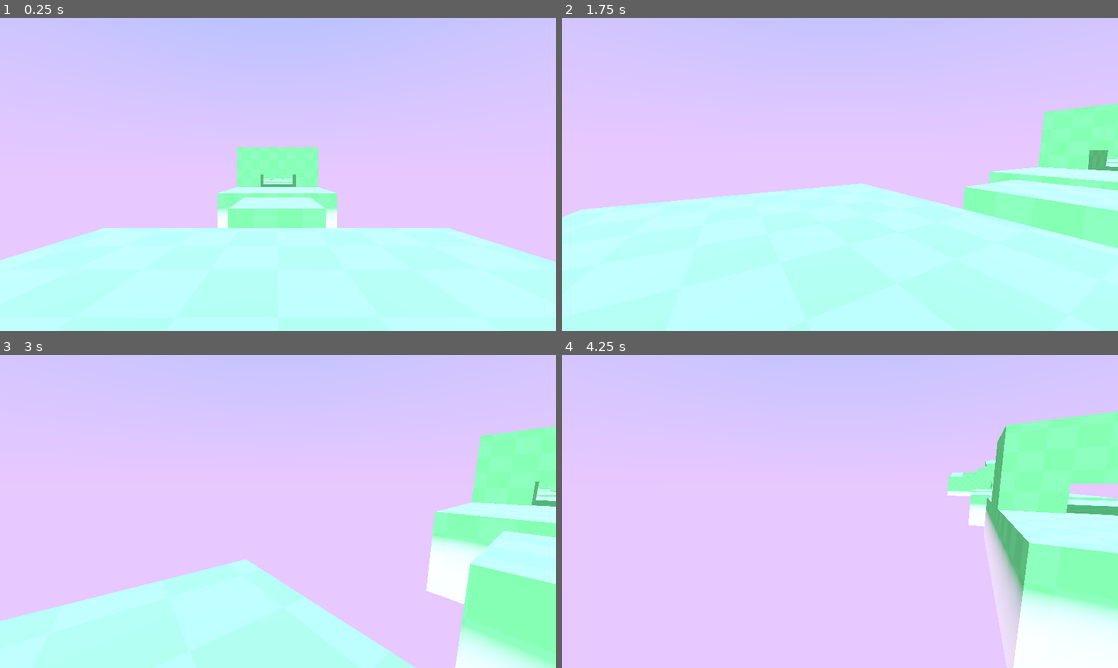
Above: before the commit, frames 1-4 (two rows, left to right).
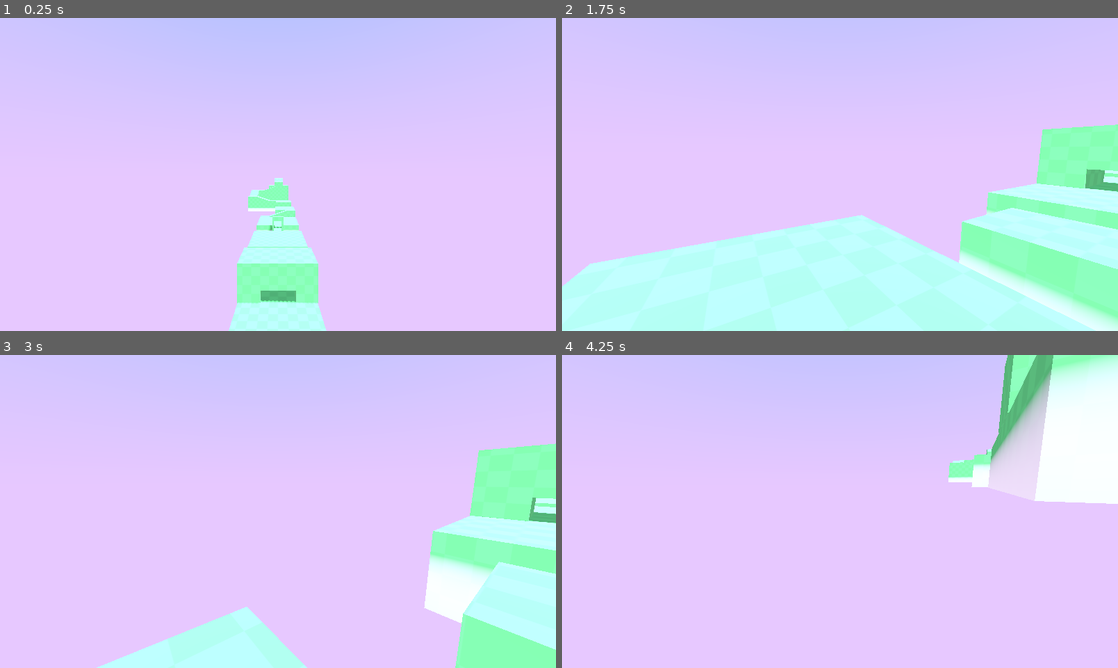
Above: after the commit, the same moments.

Repository: iguessfive/learn-3d-gamedev-from-zero-with-godot-4
Game: Godot game, scene res://game.tscn
The game is run twice, just before and just after one commit, with the same random seed, the same clock (stepped at 60 frames per second) and the same inputs.
Inputs (mouse positions are in pixels of both pictures, inside the frame that each line leads up to):
- Up to frame 1 (0.25 s): no input
- Up to frame 2 (1.75 s): tap Enter at 0.5 s; move the mouse to (962, 158) at 0.52 s; hold D (move_right) 0.53-1.28 s; tap Space (jump, bound only after the commit) at 0.6, 0.77, 1.07, 1.52, 1.55 s; click (962, 158) at 0.67 s; move the mouse to (812, 174) at 1.27 s; hold W (move_up) from 1.28 s (still down); tap Shift (sprint) at 1.35 s
- Up to frame 3 (3 s): keep holding W (move_up); tap Space (jump, bound only after the commit) at 1.82, 2.3, 2.85 s; move the mouse to (289, 505) at 2.02 s; tap Z at 2.1 s; move the mouse to (272, 517) at 2.77 s; click (272, 517) at 2.92 s
- Up to frame 4 (4.25 s): keep holding W (move_up); tap Space (jump, bound only after the commit) at 3.02, 3.32, 3.77, 3.8, 4.07 s; move the mouse to (878, 514) at 3.52 s; hold Shift (sprint) from 3.53 s (still down)

The runs differ from the first frame. In frame 1, 33% of the frame differs, in the area x 0-100%, y 41-100%; in frame 2, 19%; in frame 3, 22%; in frame 4, 22%.

Commit message:
completed module 5 lesson 4

Diff:
--- a/M05.turn_on_lights_workbook/game.tscn
+++ b/M05.turn_on_lights_workbook/game.tscn
@@ -50,3 +50,4 @@
 unique_name_in_owner = true
 
 [node name="Player" parent="." instance=ExtResource("3_1gsp7")]
+transform = Transform3D(1, 0, 0, 0, 1, 0, 0, 0, 1, 0, 13.5395, 0)
--- a/M05.turn_on_lights_workbook/lesson/Player.tscn
+++ b/M05.turn_on_lights_workbook/lesson/Player.tscn
@@ -13,6 +13,7 @@
 shape = SubResource("CylinderShape3D_dgs58")
 
 [node name="Neck" type="Node3D" parent="."]
+unique_name_in_owner = true
 
 [node name="Camera3D" type="Camera3D" parent="Neck"]
 unique_name_in_owner = true
--- a/M05.turn_on_lights_workbook/lesson/player_fps_controller.gd
+++ b/M05.turn_on_lights_workbook/lesson/player_fps_controller.gd
@@ -10,7 +10,14 @@
 @export_range(1.0, 100.0, 0.1) var acceleration_sprint := 25.0
 @export_range(1.0, 100.0, 0.1) var deceleration := 12.0
 
+@export_category("Air Movement")
+@export_range(1.0, 50.0, 0.1) var gravity := 17.0
+@export_range(1.0, 50.0, 0.1) var max_fall_speed := 20.0
+@export_range(1.0, 20.0, 0.1) var jump_velocity := 8.0
+
 @onready var _camera: Camera3D = %Camera3D
+@onready var _neck: Node3D = %Neck
+@onready var _neck_start_height: float = _neck.position.y
 
 func _process(delta: float) -> void:
 	var joystick_look_vector = Input.get_vector("ui_left", "ui_right", "ui_up", "ui_down")
@@ -43,7 +50,28 @@
 	velocity.x = velocity_ground_plane.x
 	velocity.z = velocity_ground_plane.z
 
+	# add gravity to player
+	if not is_on_floor():
+		velocity.y -= gravity * delta
+		velocity.y = maxf(velocity.y, -max_fall_speed)
+
+	if is_on_floor() and Input.is_action_just_pressed("jump"):
+		velocity.y  = jump_velocity
+
+	var was_in_air := not is_on_floor()
+	var fall_speed := absf(velocity.y)
+
 	move_and_slide() # remember to call this, if you want the body to update based on velocity
+	var just_landed := was_in_air and is_on_floor()
+
+	if just_landed:
+		var impact_intensity := fall_speed / max_fall_speed # max 1.0, right?
+
+		var impact_tween := create_tween().set_trans(Tween.TRANS_QUAD).set_ease(Tween.EASE_OUT)
+		# line below: will decrease the camera y position of neck by 0.1
+		impact_tween.tween_property(_neck, "position:y", _neck.position.y - 0.2 * impact_intensity, 0.06)
+		impact_tween.tween_property(_neck, "position:y", _neck_start_height, 0.1) # back to orginal
+
 
 func _unhandled_input(event: InputEvent) -> void:
 	var is_mouse_button := event is InputEventMouseButton
--- a/M05.turn_on_lights_workbook/project.godot
+++ b/M05.turn_on_lights_workbook/project.godot
@@ -56,6 +56,12 @@
 , Object(InputEventJoypadMotion,"resource_local_to_scene":false,"resource_name":"","device":-1,"axis":5,"axis_value":1.0,"script":null)
 ]
 }
+jump={
+"deadzone": 0.5,
+"events": [Object(InputEventKey,"resource_local_to_scene":false,"resource_name":"","device":-1,"window_id":0,"alt_pressed":false,"shift_pressed":false,"ctrl_pressed":false,"meta_pressed":false,"pressed":false,"keycode":0,"physical_keycode":32,"key_label":0,"unicode":32,"location":0,"echo":false,"script":null)
+, Object(InputEventJoypadButton,"resource_local_to_scene":false,"resource_name":"","device":-1,"button_index":1,"pressure":0.0,"pressed":true,"script":null)
+]
+}
 
 [rendering]
 
Not shown, changed: .DS_Store
Not shown, added: M04.patrol_alert_attack_workbook/.DS_Store
Not shown, added: M04.patrol_alert_attack_workbook/lessons/.DS_Store
